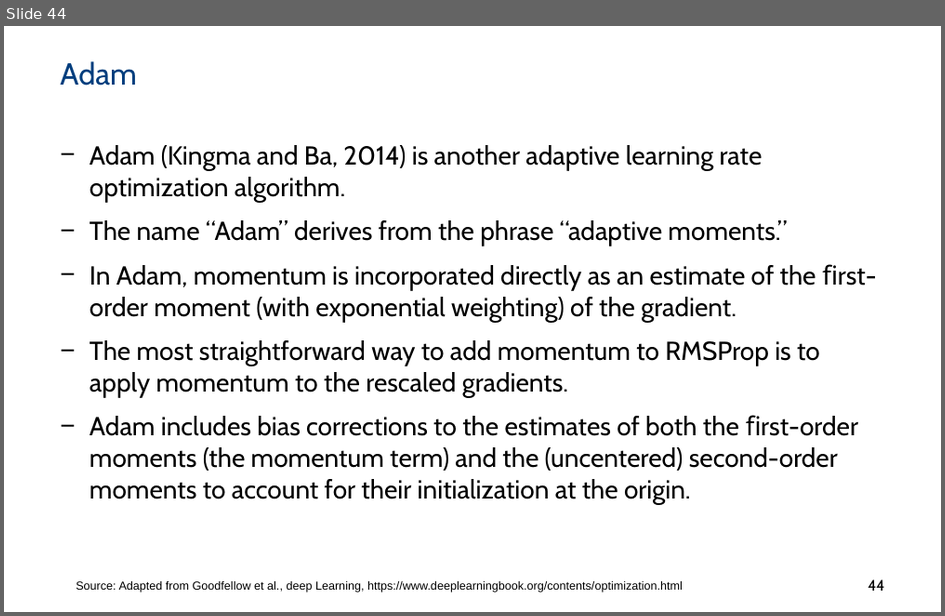
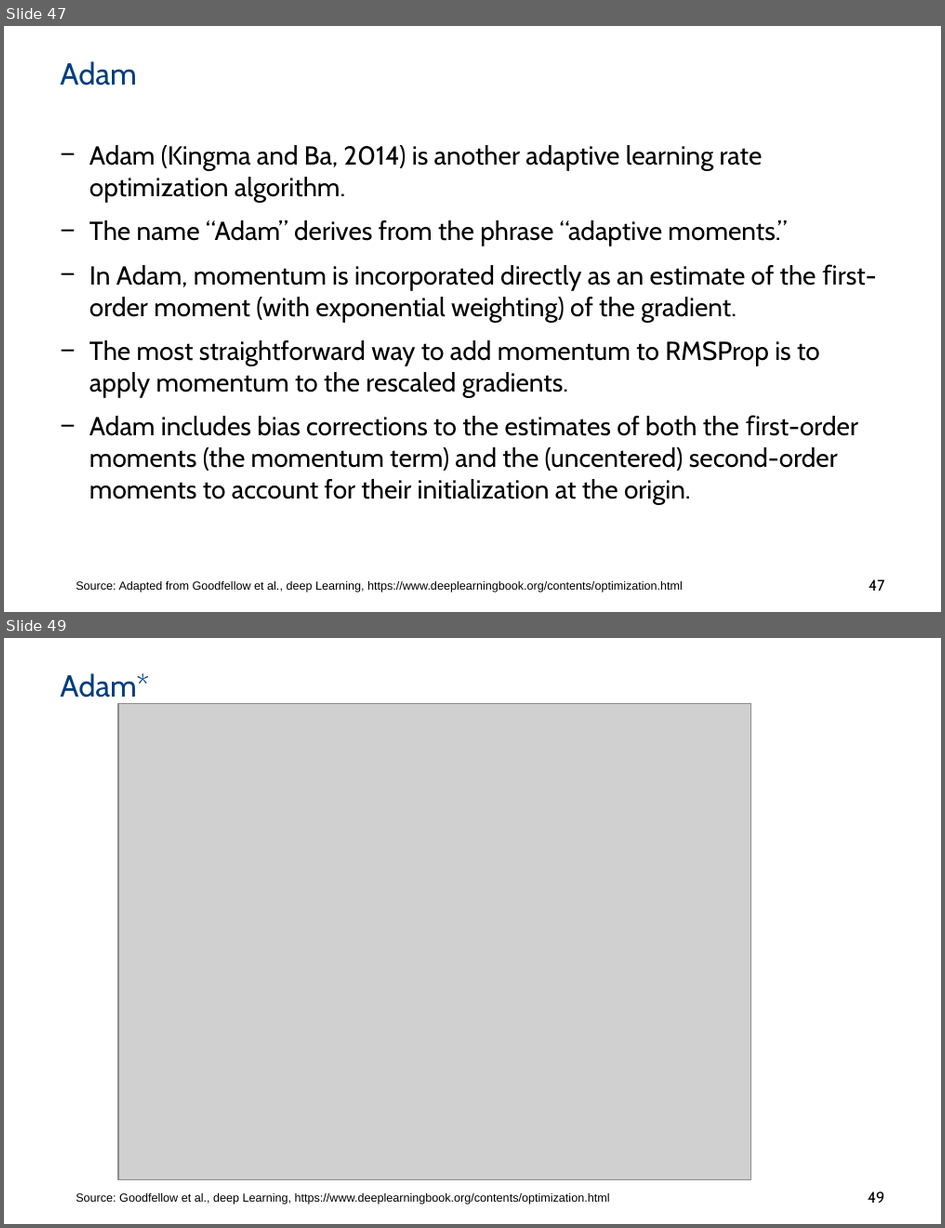
Before and after one commit to PBarnaghi/ML4NS, a slide deck: 06- Neural Networks/ML4NuerScience_NeuralNets.pptx. Shown one above the other, each under a label of ours: slide 44 before the commit, slides 47 and 49 after it; the slides between them are not shown. The pictures are 945x616 and 945x1228 pixels, drawn with LibreOffice and Linux fonts; fonts in the diff are those of the drawing; grey boxes stand for pictures; background and template pictures are left out. Boxes give left, top, right and bottom in pixels: in the first picture for what was removed or moved away, otherwise in the second. Text is boxed around its words. In the diff, an @@ line names an element or a change of style, - is before the commit and + after.

Commit message:
Add slides on Newton's method to further reading and updates momentum and adam (slides 40-50)

```diff
--- a/06- Neural Networks/ML4NuerScience_NeuralNets.pptx
+++ b/06- Neural Networks/ML4NuerScience_NeuralNets.pptx
@@ slide 49 added at [4,638,941,1224], background #FFFFFF @@
@@ title added at [60,673,149,698], 23.3 pt, text #003D7D @@
+Adam*
@@ picture added at [118,704,752,1180] @@
@@ text added at [76,1193,610,1204], 9 pt, text #000000 @@
+Source: Goodfellow et al., deep Learning, https://www.deeplearningbook.org/contents/optimization.html
@@ page number added at [868,1191,885,1203], 11.7 pt, text #000000 @@
+49
@@ what was slide 44 is now slide 47 @@
@@ page number at [869,579,885,591]: text changed @@
-44
+47
```
Also in this commit, not shown: 7 slides changed, 6 other slides added, 1 slide removed, 1 other file.
